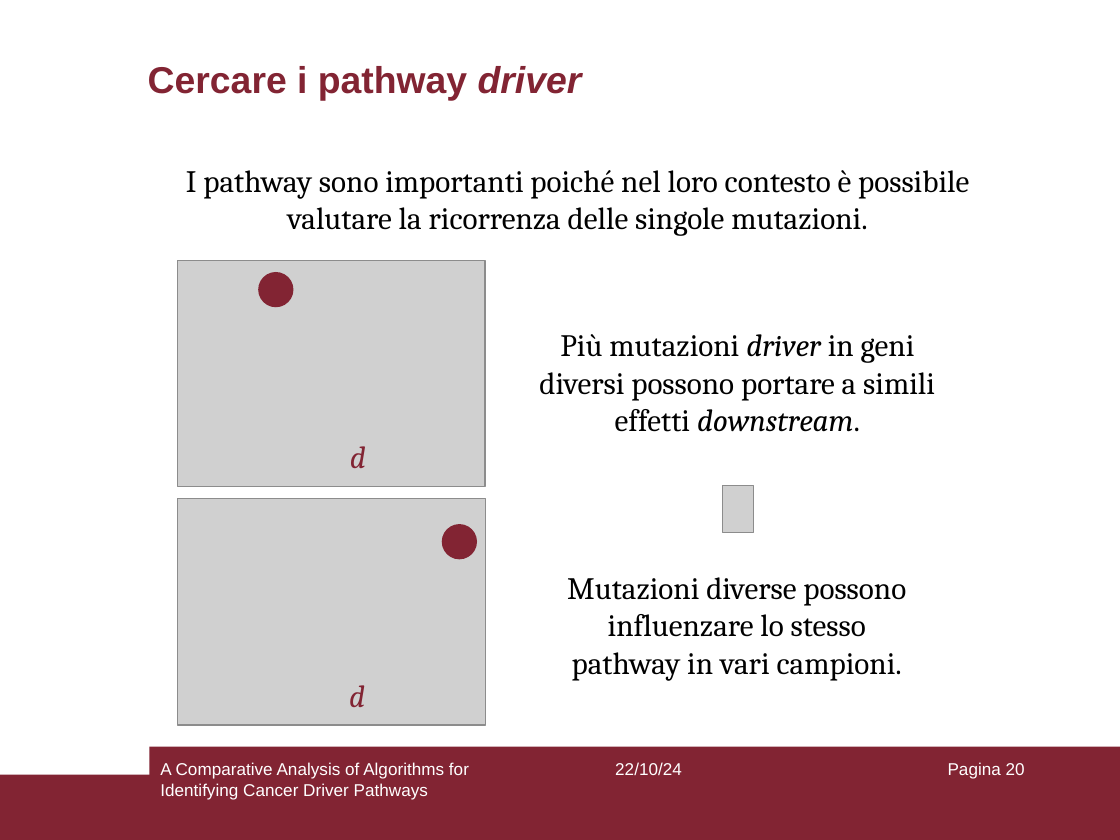
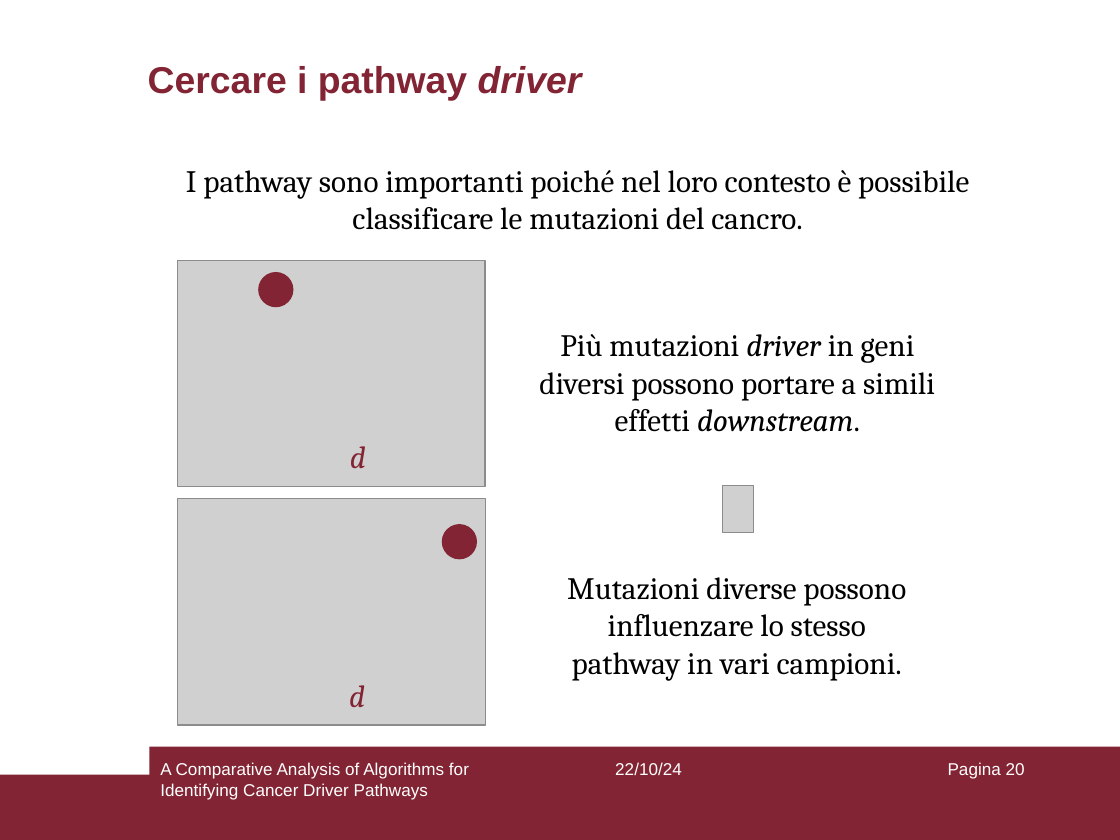
Before and after one commit to aflaag/bsc-thesis, a slide deck: slide 20 of presentation/slides.odp. Drawn at 1120x840 pixels with LibreOffice and Linux fonts; fonts in the diff are those of the drawing; grey boxes stand for pictures. Boxes give left, top, right and bottom in pixels: in the first picture for what was removed or moved away, otherwise in the second. Text is boxed around its words. In the diff, an @@ line names an element or a change of style, - is before the commit and + after.

```diff
--- a/presentation/slides.odp
+++ b/presentation/slides.odp
@@ text at <box>186,170,969,230</box>: text changed @@
-I pathway sono importanti poiché nel loro contesto è possibile valutare la ricorrenza delle singole mutazioni.
+I pathway sono importanti poiché nel loro contesto è possibile classificare le mutazioni del cancro.
```
Also in this commit, not shown: 4 other slides changed, 2 other files.
